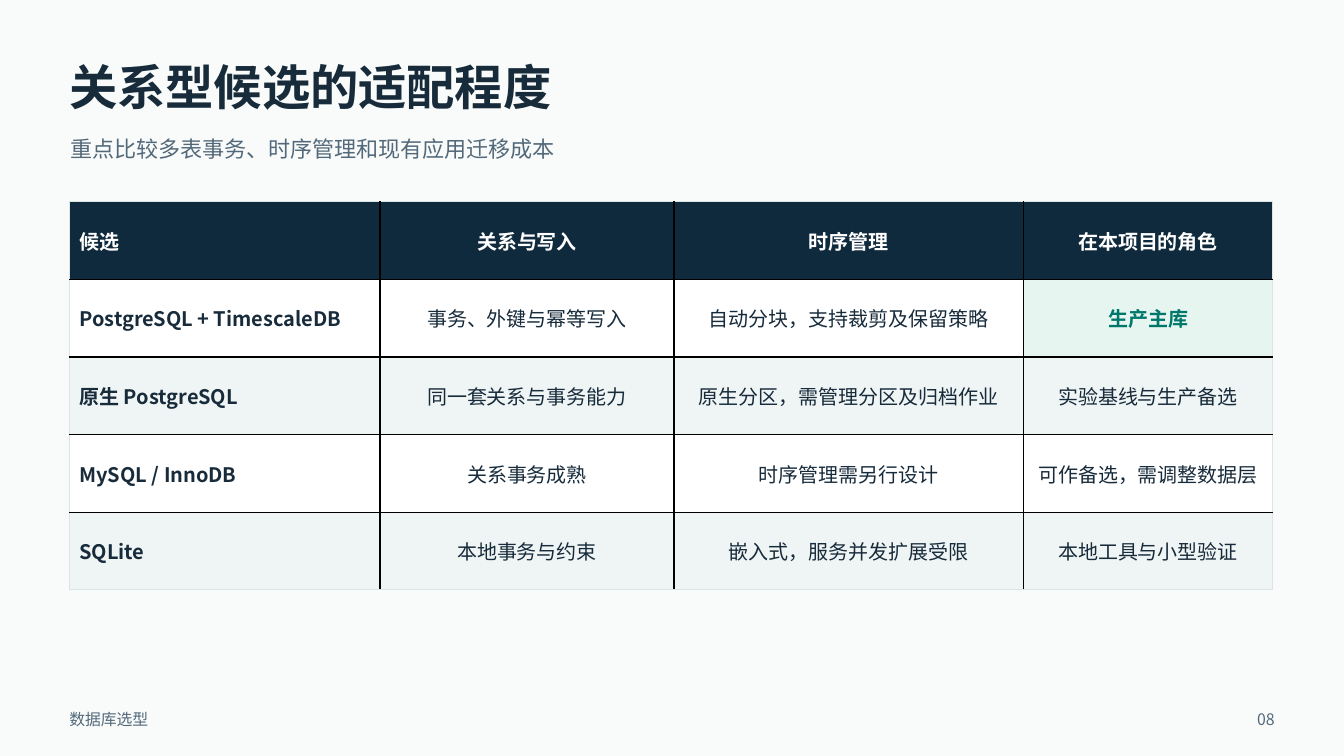
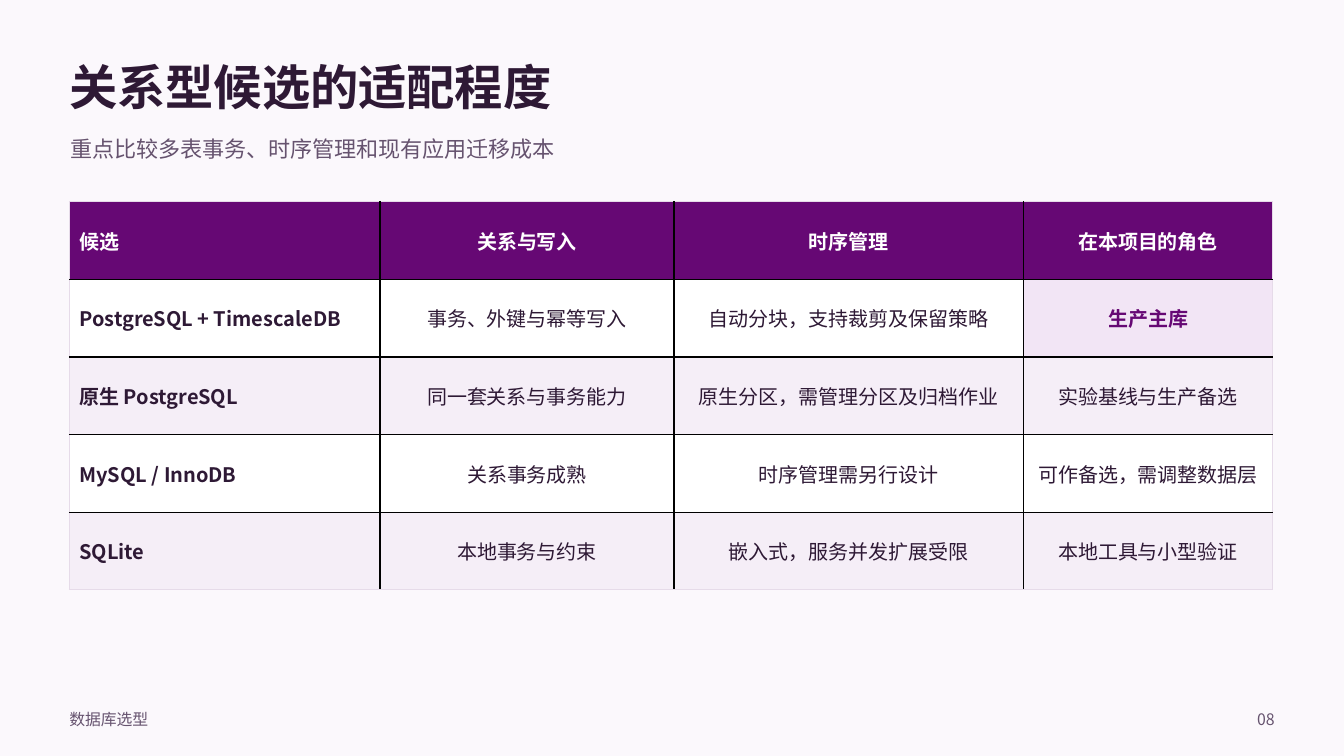
Before and after one commit to Sunhuahai/wind-power-forecasting, a slide deck: slide 8 of docs/研究记录/风电功率预测项目汇报_详版_2026-11-26.pptx. Drawn at 1344x756 pixels with LibreOffice and Linux fonts; fonts in the diff are those of the drawing. Boxes give left, top, right and bottom in pixels: in the first picture for what was removed or moved away, otherwise in the second. Text is boxed around its words. In the diff, an @@ line names an element or a change of style, - is before the commit and + after.

```diff
--- a/docs/研究记录/风电功率预测项目汇报_详版_2026-11-26.pptx
+++ b/docs/研究记录/风电功率预测项目汇报_详版_2026-11-26.pptx
@@ background #F8FBFA to #FBF8FC @@
@@ text "关系型候选的适配程度" at (69,63,551,110): text colour #172B3B to #2E1935 @@
@@ table at (70,202,1273,590) @@
@@ fill #102A3D to #660874 in row 1 @@
@@ fill #E7F5F0 to #F2E5F5 in row 2, column 4 @@
@@ fill #EFF4F4 to #F5EEF7 in 8 cells @@
@@ text colour #172B3B to #2E1935 in "PostgreSQL + TimescaleDB", "事务、外键与幂等写入", "自动分块，支持裁剪及保留策略", "原生 PostgreSQL" and 11 more places @@
@@ text colour #00776B to #660874 in "生产主库" @@
@@ borders changed @@
@@ text colour #53697A to #66536F in 3 elements at (70,138,554,159), (69,712,148,726), (1257,713,1275,725) @@
```
Also in this commit, not shown: 29 other slides changed.
